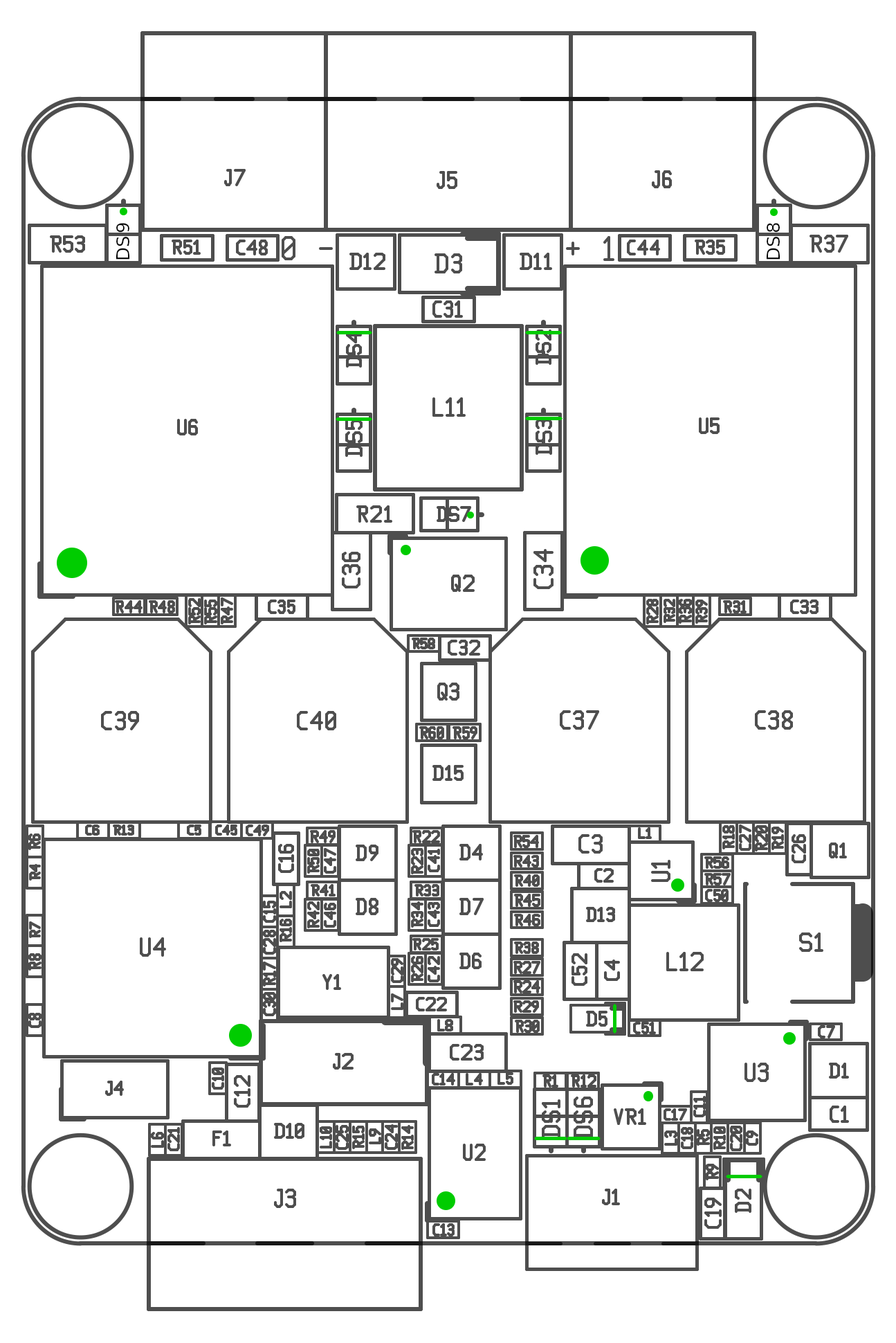
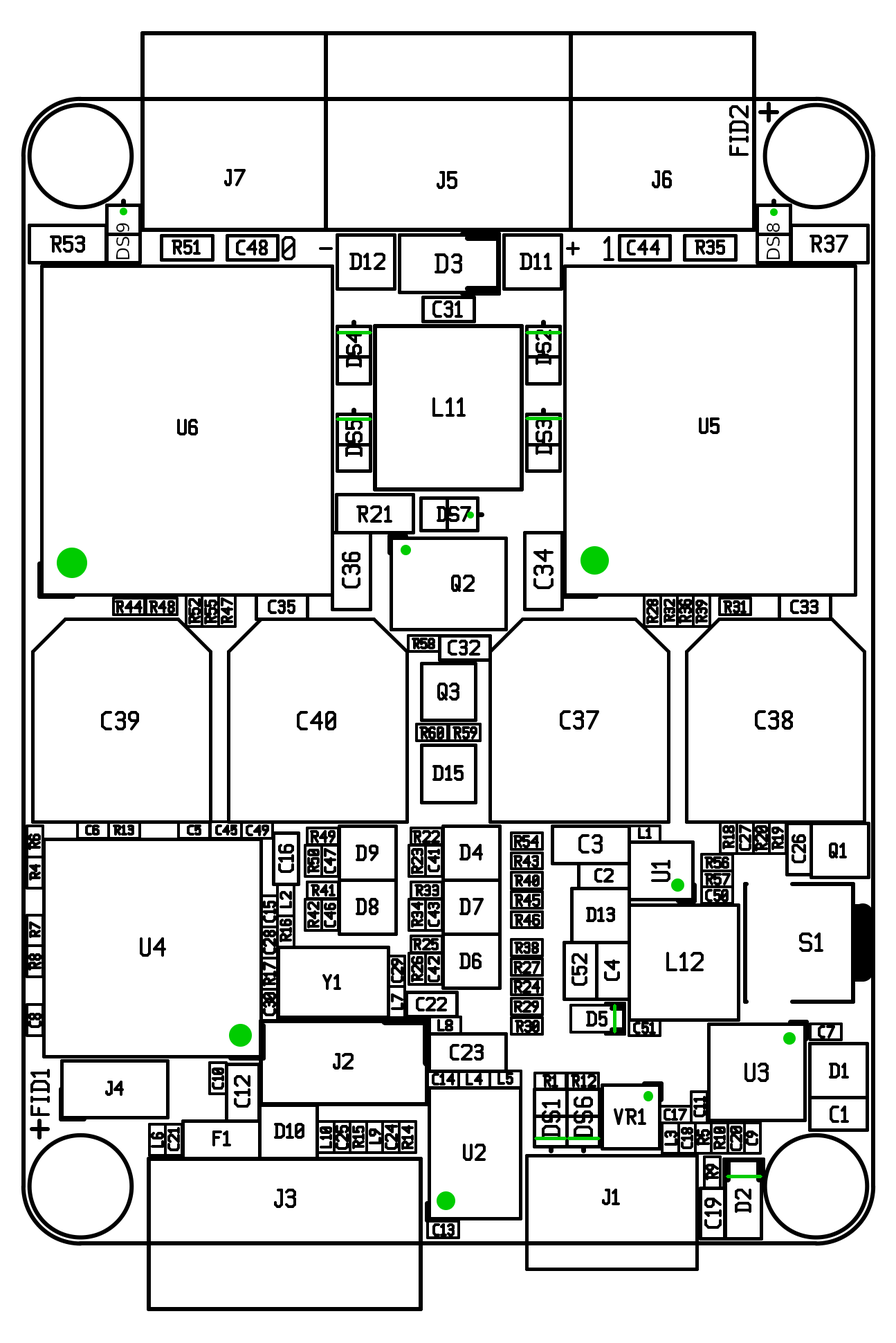
Layer changes from the first (896, 1343) image to the second:
renamed "motor-locations.png" to "motor-locations.png #1", painted on it over [20, 31, 877, 1311]
